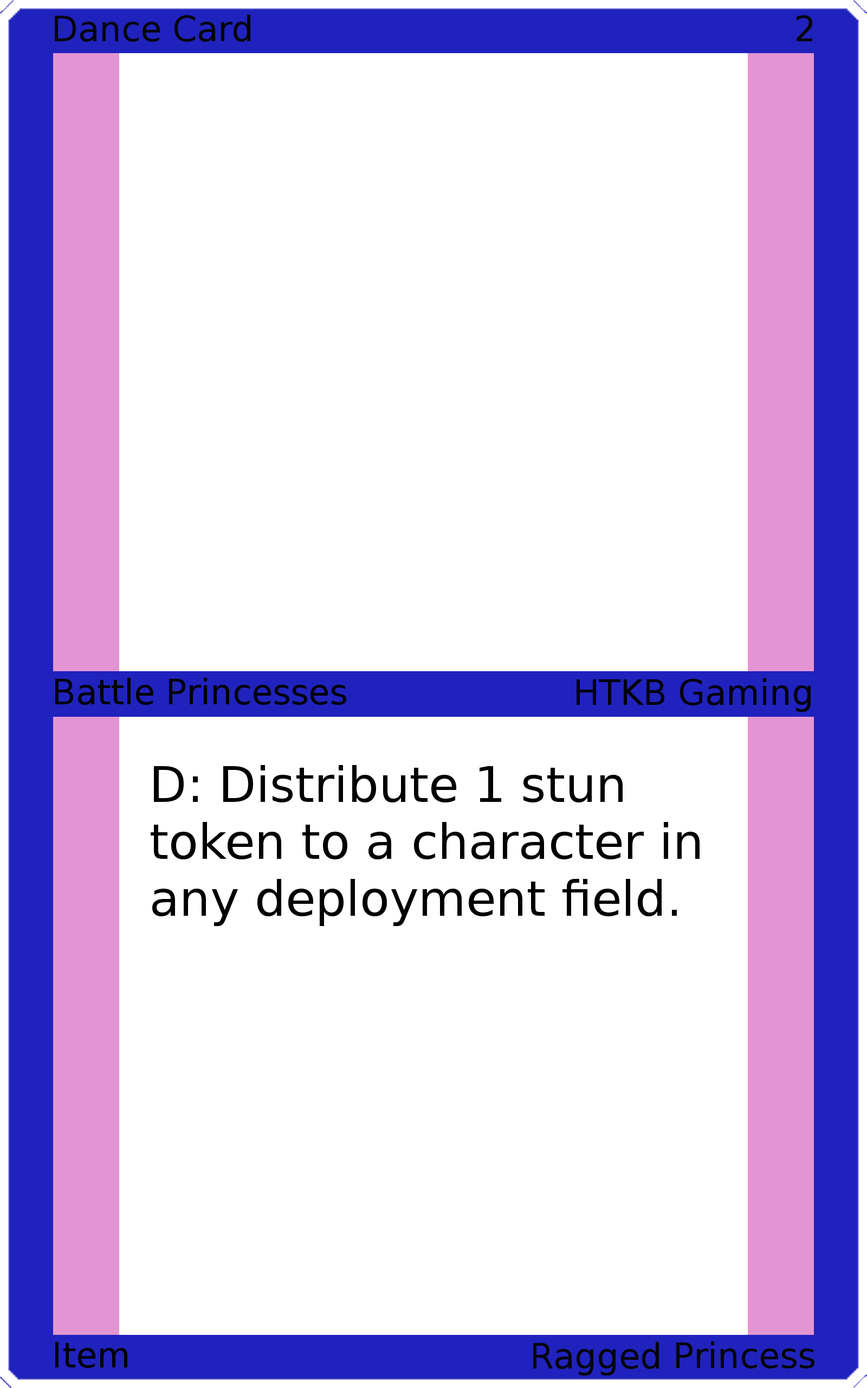
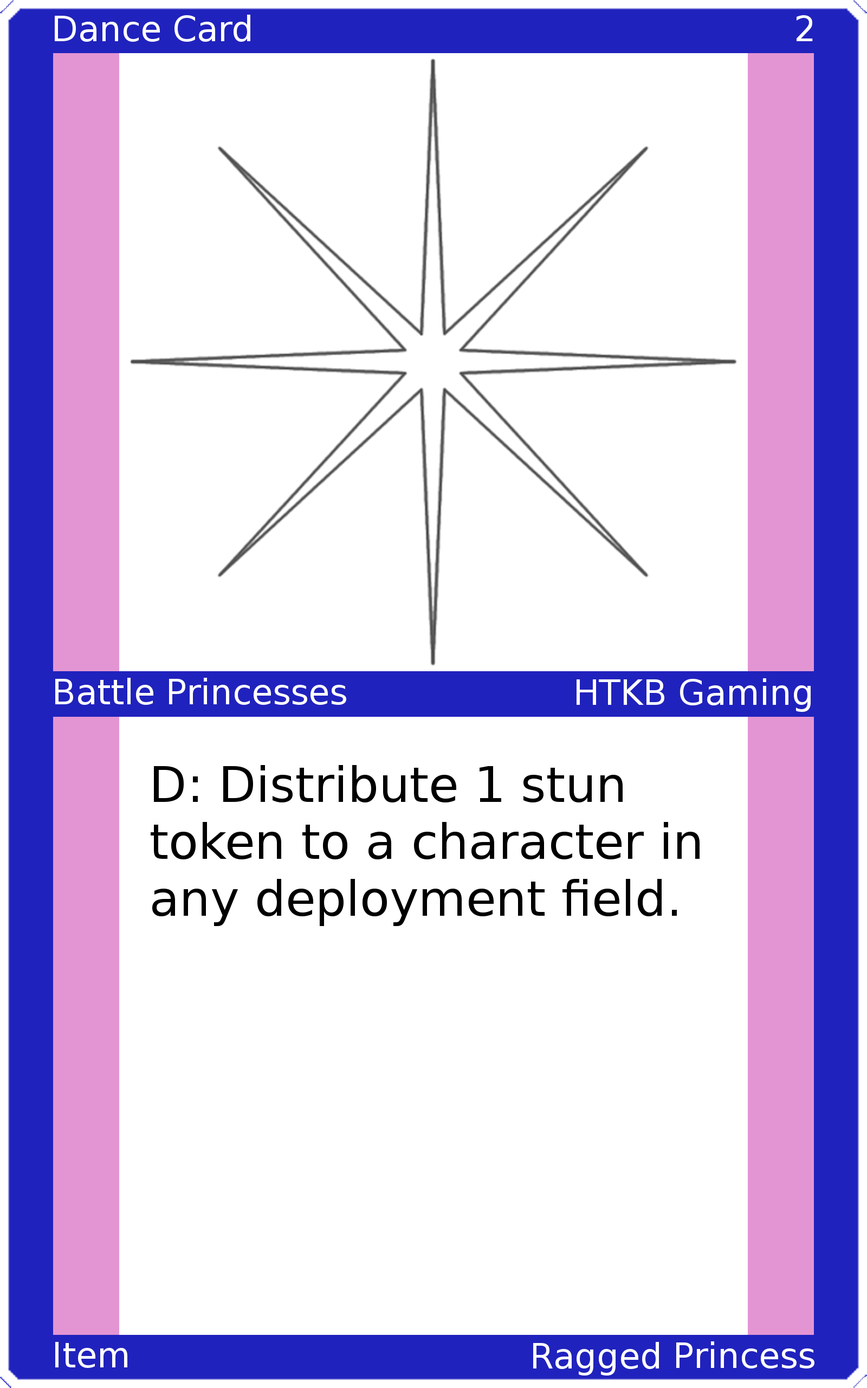
Layered file, before and after one edit (w=867, h=1388). Changes by layer:
painted on "Upper Left" over [left=54, top=14, right=251, bottom=42]
painted on "Upper Right" over [left=796, top=15, right=814, bottom=42]
painted on "Mid Left" over [left=55, top=677, right=347, bottom=705]
painted on "Mid Right" over [left=576, top=678, right=811, bottom=712]
painted on "Bottom Left" over [left=55, top=1341, right=128, bottom=1368]
painted on "Bottom Right" over [left=533, top=1340, right=815, bottom=1376]
added layer "Art" above "Top Background" over [left=129, top=57, right=738, bottom=666]
